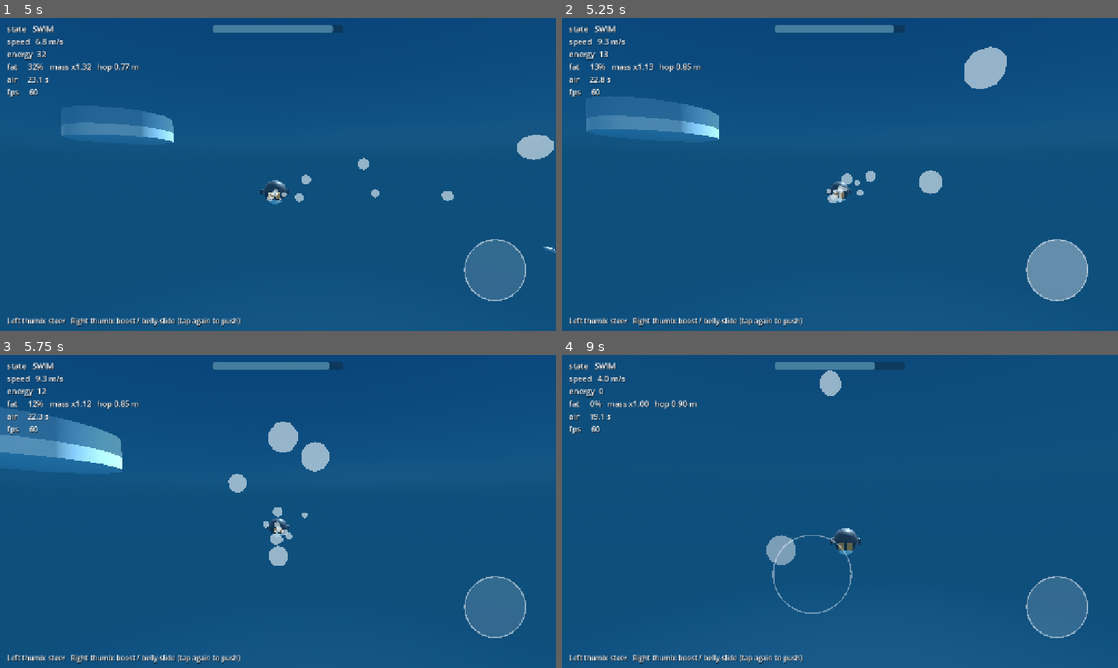
Above: before the commit, frames 1-4 (two rows, left to right).
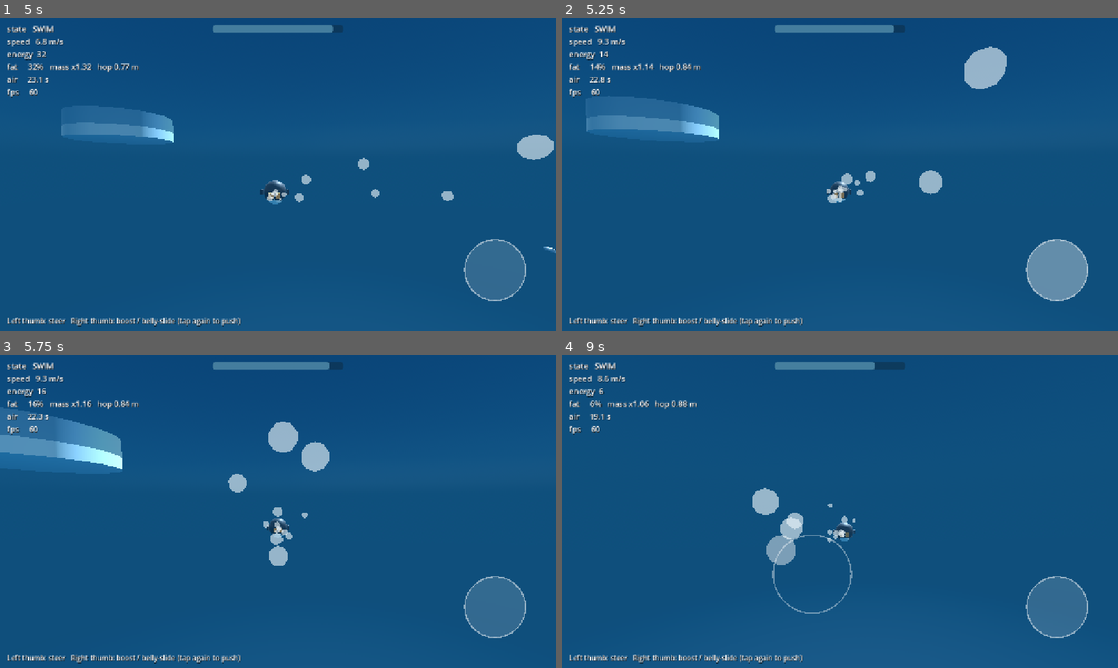
Above: after the commit, the same moments.

Repository: firestaractual/FatPenguin
Game: Godot game, scene res://levels/movement_toy/movement_toy.tscn
The game is run twice, just before and just after one commit, with the same random seed, the same clock (stepped at 60 frames per second) and the same inputs.
Inputs (mouse positions are in pixels of both pictures, inside the frame that each line leads up to):
- Up to frame 1 (5 s): move the mouse to (400, 158) at 0.52 s; hold D (move_right) 0.53-1.25 s; tap Space (action) at 0.6, 2.1, 3.6 s; click (400, 158) at 0.67 s; drag from (166, 190) to (250, 237) at 1.27 s; move the mouse to (333, 105) at 2.02 s; hold D (move_right) 2.03-2.75 s; drag from (250, 237) to (111, 127) at 2.77 s; move the mouse to (444, 221) at 3.52 s; hold A (move_left) 3.53-4.25 s; drag from (111, 127) to (194, 96) at 4.27 s
- Up to frame 2 (5.25 s): move the mouse to (867, 174) at 5.02 s; hold Q (debug_energy_down) from 5.03 s (still down); tap Space (action) at 5.1 s; click (867, 174) at 5.17 s
- Up to frame 3 (5.75 s): keep holding Q (debug_energy_down)
- Up to frame 4 (9 s): release Q (debug_energy_down) at 5.75 s; drag from (756, 433) to (728, 527) at 5.77 s; move the mouse to (962, 495) at 6.52 s; hold E (debug_energy_up) 6.53-7.25 s; tap Space (action) at 6.6, 8.1 s; drag from (728, 527) to (812, 574) at 7.27 s; move the mouse to (895, 442) at 8.02 s; hold Q (debug_energy_down) 8.03-8.75 s; drag from (812, 574) to (673, 464) at 8.77 s

Frame 1 is identical in both runs. In frame 2, less than 0.1% of the frame differs, in the area x 5-48%, y 10-55%; in frame 3, less than 0.1%; in frame 4, 1.3%, in the area x 5-54%, y 4-64%.

Commit message:
Energy floor and higher surface float

Diff:
--- a/actors/penguin/penguin.gd
+++ b/actors/penguin/penguin.gd
@@ -33,8 +33,9 @@
 enum State { SWIM, AIR, WALK, SLIDE }
 
 const WATER_LEVEL := 0.0
-## Swimming along the top, the body centre sits this far below the surface.
-const SURFACE_DEPTH := 0.25
+## Swimming along the top, the body centre sits this far below the surface: shallow enough
+## that the back and head stay above the water, the way a resting penguin floats.
+const SURFACE_DEPTH := 0.1
 ## Shallower than this, the penguin can breathe.
 const BREATH_DEPTH := 0.45
 ## On ice, sinking deeper than this means you're in the water now.
@@ -783,10 +784,15 @@
 func _update_energy(delta: float) -> void:
 	if infinite_energy or not tuning.energy_drain_enabled:
 		return
+	if energy < tuning.energy_floor:
+		# Spent below the floor: get your breath back, up to the floor.
+		energy = minf(energy + tuning.floor_recovery * delta, tuning.energy_floor)
+		return
 	var rate := tuning.base_drain
 	if energy > tuning.overfill_threshold:
 		rate *= tuning.overfill_drain_mult
-	energy = maxf(energy - rate * delta, 0.0)
+	# The cold never takes you below the floor (a stand-in until there's a real exhausted state).
+	energy = maxf(energy - rate * delta, tuning.energy_floor)
 
 
 func _update_body(delta: float) -> void:
--- a/tests/movement_smoke_test.gd
+++ b/tests/movement_smoke_test.gd
@@ -38,6 +38,7 @@
 	await _test_ramp_climb_out()
 	await _test_eat_fish_and_fatness()
 	await _test_energy_drain_and_overfill()
+	await _test_floats_with_back_above_water()
 	await _test_air_runs_out_and_forces_surface()
 	await _test_chute_slide()
 	await _test_hop_small_steps_when_fat()
@@ -132,6 +133,7 @@
 	_place_swimming(Vector3(45.0, -Penguin.SURFACE_DEPTH, 0.0), PI / 2.0, 0.0)
 	var out := await _wait_for_state(Penguin.State.WALK, 600)
 	_check(out, "swimming into the ramp climbs out onto the ice (state=%s, pos=%s)" % [_state(), _penguin.global_position])
+	_check(_penguin.global_position.y > -0.15, "climbing out up the ramp, the penguin stands clear of the water (y=%.2f)" % _penguin.global_position.y)
 
 
 func _test_eat_fish_and_fatness() -> void:
@@ -169,6 +171,32 @@
 	var normal_loss := 50.0 - _penguin.energy
 	_check(absf(normal_loss - 1.5) < 0.1, "base drain ~1.5/s (got %.2f)" % normal_loss)
 	_check(absf(overfill_loss - 3.0) < 0.15, "overfill drain ~3.0/s (got %.2f)" % overfill_loss)
+
+	# The floor: the cold stops there, and spending below it comes back.
+	var t := _penguin.tuning
+	_penguin.energy = t.energy_floor + 0.5
+	await _frames(60)
+	_check(absf(_penguin.energy - t.energy_floor) < 0.01, "the cold can't drain you below the energy floor (energy=%.2f)" % _penguin.energy)
+	_penguin.energy = 5.0
+	await _frames(60)
+	_check(absf(_penguin.energy - (5.0 + t.floor_recovery)) < 0.2, "spent below the floor, you get your breath back (energy=%.2f)" % _penguin.energy)
+	# Even a penguin that has spent everything can belly-slide again after a moment.
+	await _place_on_ice(_penguin, Vector3(-12.0, 1.0, 16.0), 0.0, 0.0)
+	await _frames(int(t.slide_energy_cost / t.floor_recovery * 60.0) + 10)
+	_tap(&"action")
+	await _frames(3)
+	_check(_penguin.state == Penguin.State.SLIDE, "an emptied penguin can flop again after catching its breath (state=%s)" % _state())
+	await _wait_for_state(Penguin.State.WALK, 600)
+
+
+func _test_floats_with_back_above_water() -> void:
+	_place_swimming(Vector3(0, -Penguin.SURFACE_DEPTH, 90.0), 0.0, 0.0)
+	await _frames(40)
+	var top := -INF
+	for m in _penguin.get_node("Model").find_children("*", "MeshInstance3D"):
+		var mesh := m as MeshInstance3D
+		top = maxf(top, (mesh.global_transform * mesh.get_aabb()).end.y)
+	_check(_penguin.state == Penguin.State.SWIM and top > 0.1, "swimming along the top, the back stays above the water (top at %.2f)" % top)
 
 
 func _test_air_runs_out_and_forces_surface() -> void:
--- a/tuning/penguin_tuning.gd
+++ b/tuning/penguin_tuning.gd
@@ -15,6 +15,11 @@
 ## Energy lost per second in water or on open ice.
 @export var base_drain := 1.5
 @export var overfill_threshold := 70.0
+## The cold can't drain you below this, so an empty penguin is thin and weak but never stranded.
+## A stand-in until there's a real exhausted state (see docs/DECISIONS.md).
+@export var energy_floor := 20.0
+## Spend below the floor and energy comes back at this rate (per second), up to the floor.
+@export var floor_recovery := 4.0
 ## Drain is multiplied by this while energy is above the overfill threshold.
 @export var overfill_drain_mult := 2.0
 @export var fish_value := 10.0
Not shown, changed: README.md
Not shown, changed: docs/DECISIONS.md
Not shown, changed: docs/GDD.md
Not shown, changed: docs/ROADMAP.md
Not shown, changed: docs/TUNING.md
